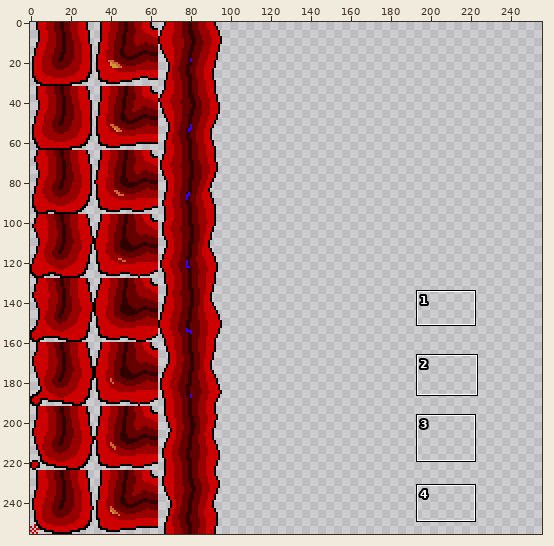
Sprite sheet, stored at art/animation.png. The picture above shows the old version from afar; the outline marks the close-up.
Close-up. As it was:
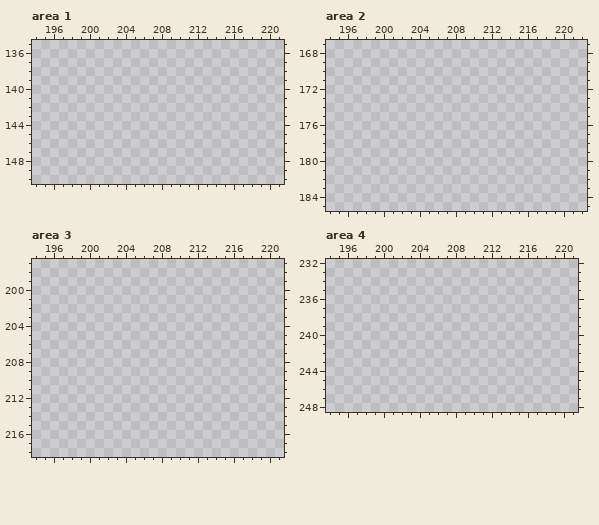
The file is 256x256 pixels. Shown: area 1: x 194..221, y 135..150; area 2: x 194..222, y 167..185; area 3: x 194..221, y 197..218; area 4: x 194..221, y 232..248. The commit also changed other parts of the picture, which this record leaves out.
New version:
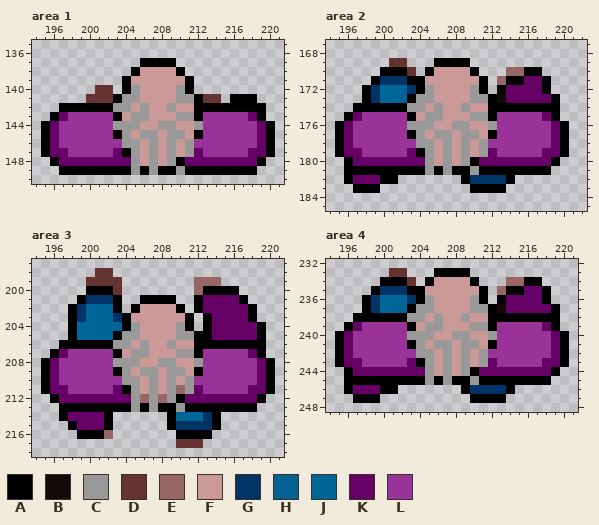
Palette (. is transparent): A #000000  B #120909  C #999999  D #663333  E #996666  F #cc9999  G #003366  H #056393  J #006699  K #660066  L #993399
Change:
Changed rows in their new state; - is an unchanged pixel.
Area 1:
first column x 195:
137 -----------AAAA-----------
138 ----------AFFFFA----------
139 ---------AFFFFFFA---------
140 ------DD-ACFFFFCA---------
141 -----DDDACCFFFFCCADD-AAA--
142 --AAAAAACCFCFFCFFAAAAAAAA-
143 -AKLLLLLAFCCFFFCCALLLLLKA-
144 AKLLLLLLCCCFFCCFFCLLLLLLKA
145 AKLLLLLLACFCCFCCFALLLLLLKA
146 AKLLLLLLLCCFCFCFCLLLLLLLKA
147 AKKLLLLLKACFCFCFCKLLLLLKKA
148 -AKKKKKKKKCFCFCAKKKKKKKKA-
149 --AAAAAAAACACAACAAAAAAAA--
Area 2:
first column x 195:
169 ------DD---AAAA-----------
170 -----AAAD-AFFFFA---EEAA---
171 ----AGGGAAFFFFFFA-EAAKKA--
172 ---AGJJJGACFFFFCA-AKKKKA--
173 ---AGJJHACCFFFFCCABKKKKKA-
174 --AAAAAACCFCFFCFFAAAAAAAA-
175 -AKLLLLLAFCCFFFCCALLLLLKA-
176 AKLLLLLLCCCFFCCFFCLLLLLLKA
177 AKLLLLLLACFCCFCCFALLLLLLKA
178 AKLLLLLLLCCFCFCFCLLLLLLLKA
179 AKKLLLLLKACFCFCFCKLLLLLKKA
180 -AKKKKKKKKCFCFCAKKKKKKKKA-
181 -AAAAAAAAACACAACAAAAAAAA--
182 -AKKKAA-------AGGGGA------
183 --AAA----------AAAA-------
Area 3:
first column x 195:
198 ------DD------------------
199 -----DDDD--------EEE------
200 -----AAAD--------EAAAA----
201 ----AGGGA--AAAA--AKKKKA---
202 ---AGJJJA-AFFFFA-AKKKKKA--
203 ---AGJJJGAFFFFFFA-AKKKKA--
204 ---AJJJJJACFFFFCA-AKKKKKA-
205 ---AJJJJACCFFFFCCAAKKKKKA-
206 --AAAAAACCFCFFCFFAAAAAAAA-
207 -AKLLLLLAFCCFFFCCALLLLLKA-
208 AKLLLLLLCCCFFCCFFCLLLLLLKA
209 AKLLLLLLACFCCFCCFALLLLLLKA
210 AKLLLLLLLCCFCFCFCLLLLLLLKA
211 AKKLLLLLKACFCFCECKLLLLLKKA
212 -AKKKKKKKKCECECAKKKKKKKKA-
213 --AAAAAAAACACAACAAAAAAAA--
214 --AKKKKA------AJJJGA------
215 ---AKKKA------AGGGGA------
216 ----AAAE-------AAAA-------
217 ---------------DDD--------
Area 4:
first column x 195:
233 ------DD---AAAA-----------
234 -----AAAD-AFFFFA---EEAA---
235 ----AGGGAAFFFFFFA-EAAKKA--
236 ---AGJJJGACFFFFCA-AKKKKA--
237 ---AGJJHACCFFFFCCABKKKKKA-
238 --AAAAAACCFCFFCFFAAAAAAAA-
239 -AKLLLLLAFCCFFFCCALLLLLKA-
240 AKLLLLLLCCCFFCCFFCLLLLLLKA
241 AKLLLLLLACFCCFCCFALLLLLLKA
242 AKLLLLLLLCCFCFCFCLLLLLLLKA
243 AKKLLLLLKACFCFCFCKLLLLLKKA
244 -AKKKKKKKKCFCFCAKKKKKKKKA-
245 -AAAAAAAAACACAACAAAAAAAA--
246 -AKKKAA-------AGGGGA------
247 --AAA----------AAAA-------
